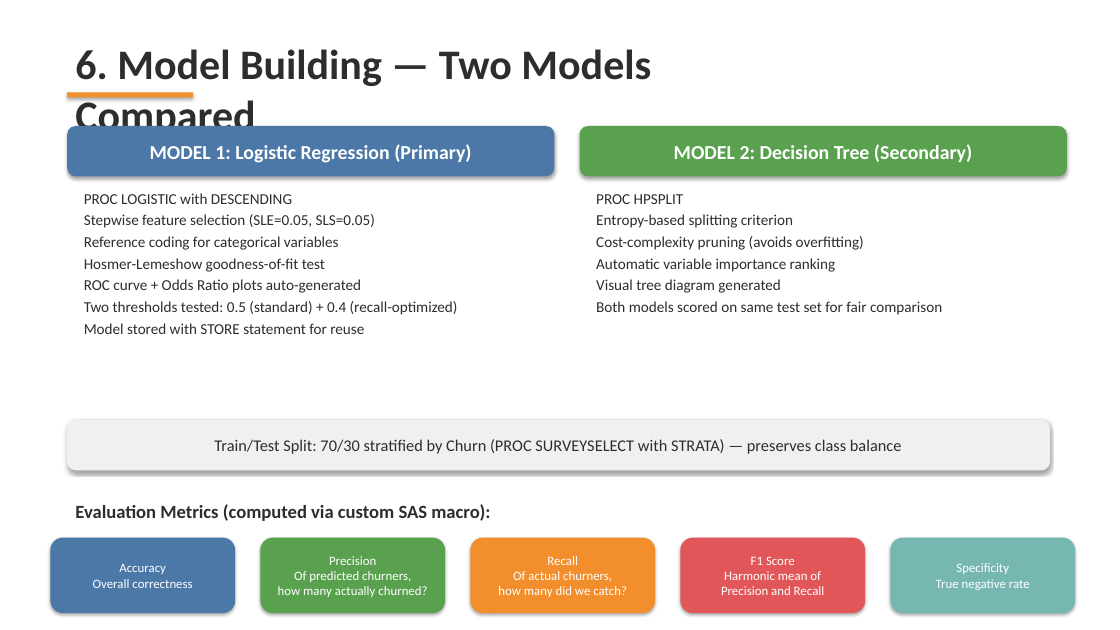
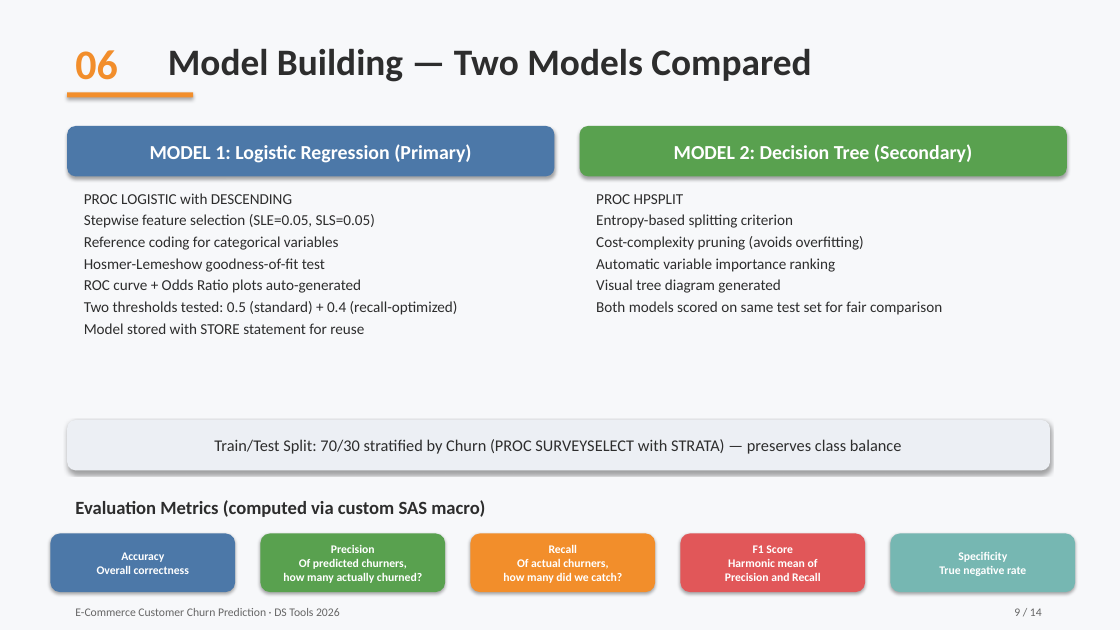
Before and after one commit to ZeyadZaher03/dstools, a slide deck: slide 9 of Churn_Prediction_Presentation.pptx (slide 8 before the commit). Drawn at 1120x630 pixels with LibreOffice and Linux fonts; fonts in the diff are those of the drawing. Boxes give left, top, right and bottom in pixels: in the first picture for what was removed or moved away, otherwise in the second. Text is boxed around its words. In the diff, an @@ line names an element or a change of style, - is before the commit and + after.

```diff
--- a/Churn_Prediction_Presentation.pptx
+++ b/Churn_Prediction_Presentation.pptx
@@ background #FFFFFF to #F7F8FA @@
@@ text added at (x1=75, y1=50, x2=118, y2=80), 36 pt, text #F28E2B, bold @@
+06
@@ text at (x1=168, y1=48, x2=811, y2=82): text changed; size 36 to 32 pt @@
-6. Model Building — Two Models Compared
+Model Building — Two Models Compared
@@ text at (x1=75, y1=500, x2=485, y2=517): text changed @@
-Evaluation Metrics (computed via custom SAS macro):
+Evaluation Metrics (computed via custom SAS macro)
@@ rounded rectangle "Accuracy Overall correctness" resized from (x1=50, y1=538, x2=235, y2=613) to (x1=50, y1=534, x2=235, y2=592) @@
@@ rounded rectangle "Precision Of predicted churners, how ..." resized from (x1=260, y1=538, x2=445, y2=613) to (x1=260, y1=534, x2=445, y2=592) @@
@@ rounded rectangle "Recall Of actual churners, how ..." resized from (x1=471, y1=538, x2=655, y2=613) to (x1=471, y1=534, x2=655, y2=592) @@
@@ rounded rectangle "F1 Score Harmonic mean of ..." resized from (x1=681, y1=538, x2=865, y2=613) to (x1=681, y1=534, x2=865, y2=592) @@
@@ size 11 to 10 pt, bold on in 5 elements at (x1=50, y1=534, x2=235, y2=592), (x1=260, y1=534, x2=445, y2=592), (x1=471, y1=534, x2=655, y2=592), (x1=681, y1=534, x2=865, y2=592), (x1=891, y1=534, x2=1075, y2=592) @@
@@ rounded rectangle "Specificity True negative rate" resized from (x1=891, y1=538, x2=1075, y2=613) to (x1=891, y1=534, x2=1075, y2=592) @@
@@ text added at (x1=75, y1=608, x2=340, y2=616), 10 pt, text #666666 @@
+E-Commerce Customer Churn Prediction · DS Tools 2026
@@ text added at (x1=1014, y1=608, x2=1042, y2=616), 10 pt, text #666666 @@
+9 / 14
```
Also in this commit, not shown: 12 other slides changed, 1 slide added, 6 other files.
